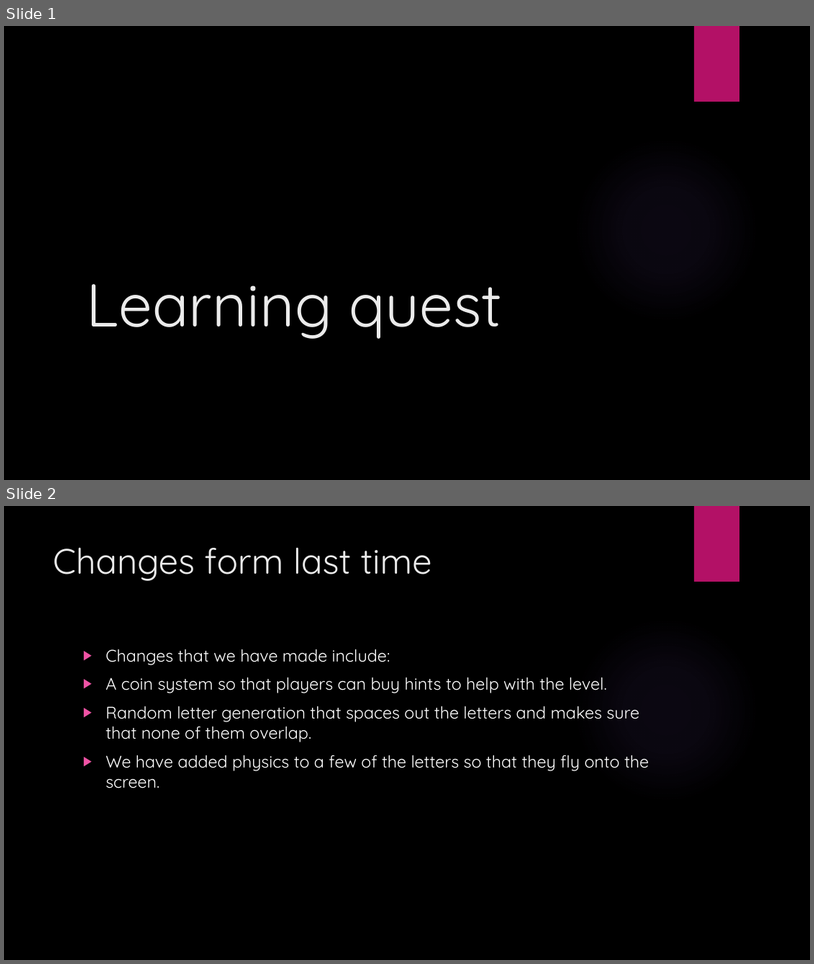
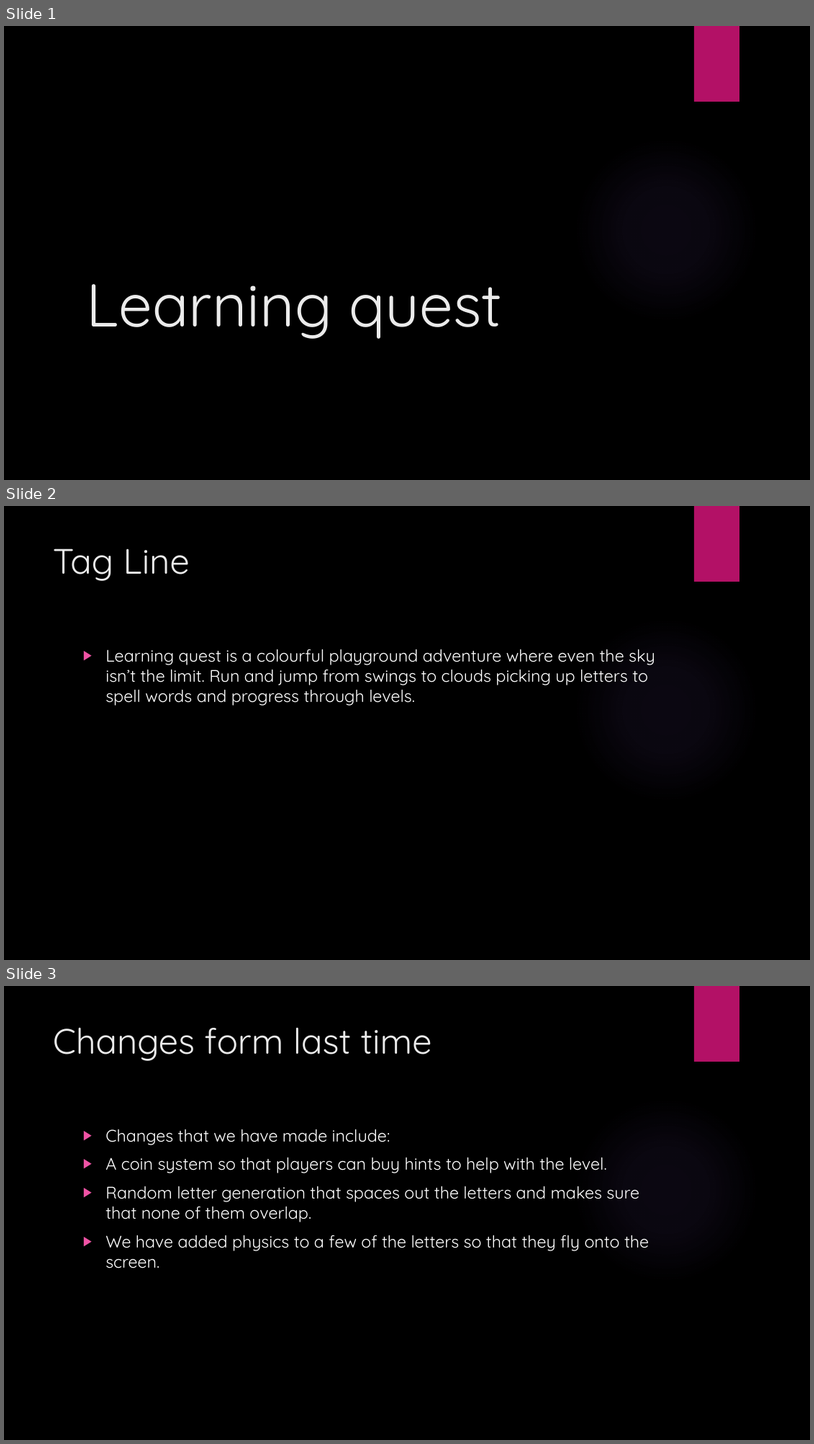
Before and after one commit to JMozza/Team-Skyrim, a slide deck: tgp powerpoint.pptx. Shown one above the other, each under a label of ours: slides 1 and 2 before the commit, slides 1, 2 and 3 after it. The pictures are 814x964 and 814x1444 pixels, drawn with LibreOffice and Linux fonts; fonts in the diff are those of the drawing; background and template pictures are left out. Boxes give left, top, right and bottom in pixels: in the first picture for what was removed or moved away, otherwise in the second. Text is boxed around its words. In the diff, an @@ line names an element or a change of style, - is before the commit and + after.

```diff
--- a/tgp powerpoint.pptx
+++ b/tgp powerpoint.pptx
@@ slide 2 added at [4, 506, 810, 960], background picture (left out); not listed: 2 template elements that a slide beside it also shows @@
@@ title added at [53, 548, 190, 581], 42 pt, text #EBEBEB @@
+Tag Line
@@ text added at [106, 649, 656, 705], 20 pt, text #FFFFFF @@
+▶ Learning quest is a colourful playground adventure where even the sky isn’t the limit. Run and jump from swings to clouds picking up letters to spell words and progress through levels.
@@ what was slide 2 is now slide 3 @@
```
